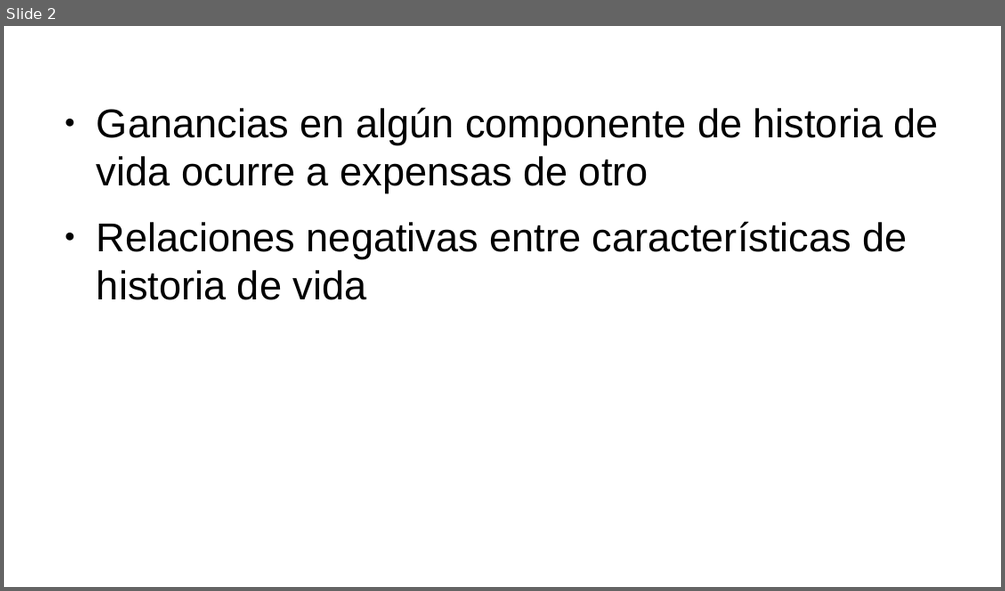
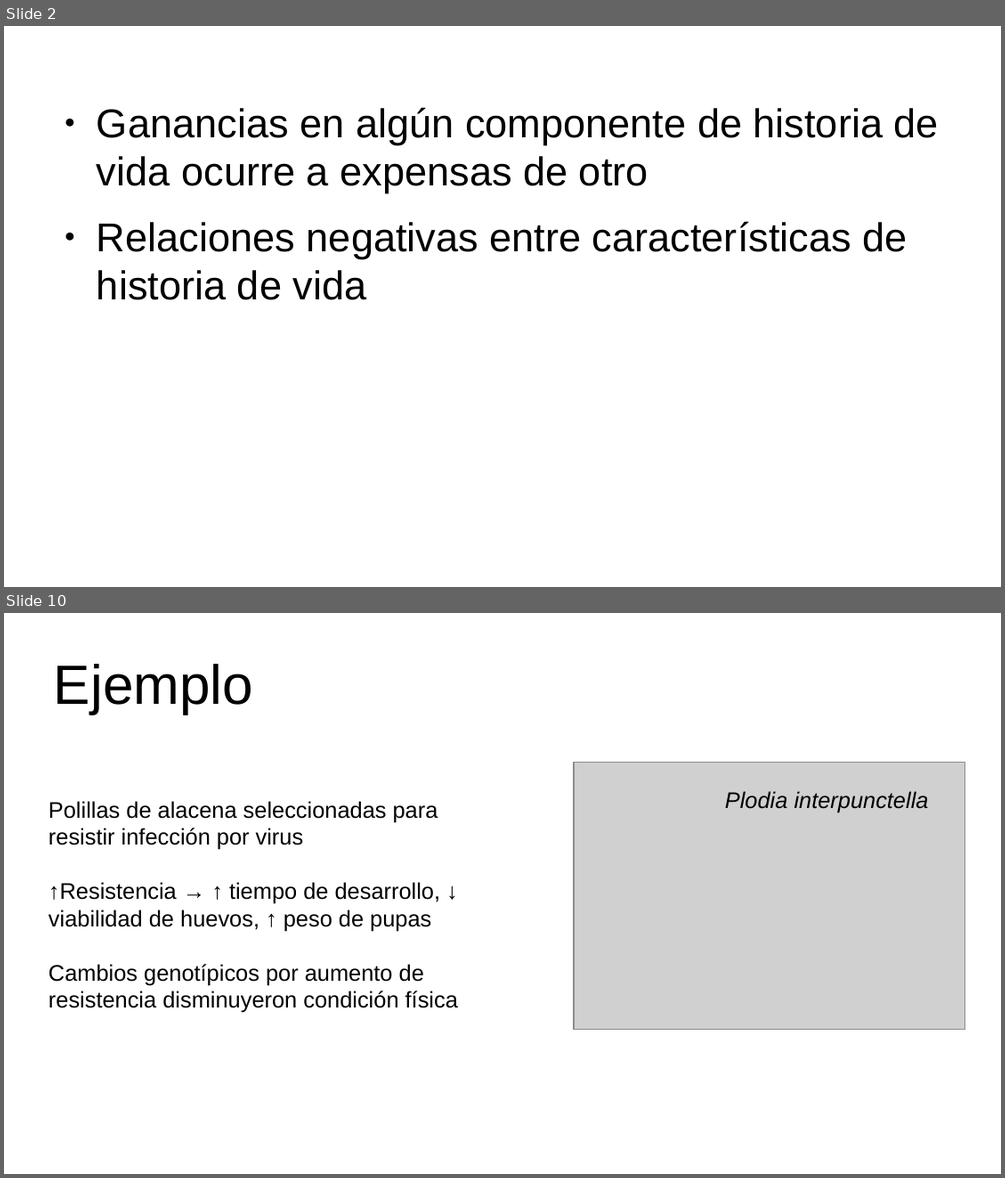
Before and after one commit to gerardommc/Ecologia-poblaciones, a slide deck: Unidad-3/Compromisos.odp. Shown one above the other, each under a label of ours: slide 2 before the commit, slides 2 and 10 after it; the slides between them are not shown. The pictures are 1005x591 and 1005x1178 pixels, drawn with LibreOffice and Linux fonts; fonts in the diff are those of the drawing; grey boxes stand for pictures. Boxes give left, top, right and bottom in pixels: in the first picture for what was removed or moved away, otherwise in the second. Text is boxed around its words. In the diff, an @@ line names an element or a change of style, - is before the commit and + after.

```diff
--- a/Unidad-3/Compromisos.odp
+++ b/Unidad-3/Compromisos.odp
@@ slide 10 added at (x1=4, y1=613, x2=1001, y2=1174), background #FFFFFF @@
@@ title added at (x1=54, y1=664, x2=253, y2=714), 44 pt, text #000000 @@
+Ejemplo
@@ picture added at (x1=574, y1=763, x2=965, y2=1030) @@
@@ text added at (x1=725, y1=791, x2=929, y2=813), 18 pt, text #000000, italic @@
+Plodia interpunctella
@@ text added at (x1=48, y1=801, x2=458, y2=1013), 18 pt, text #000000 @@
+Polillas de alacena seleccionadas para resistir infección por virus
+↑Resistencia → ↑ tiempo de desarrollo, ↓ viabilidad de huevos, ↑ peso de pupas
+Cambios genotípicos por aumento de resistencia disminuyeron condición física
```
Also in this commit, not shown: 1 slide changed, 7 other slides added, 1 slide removed, 14 other files.
